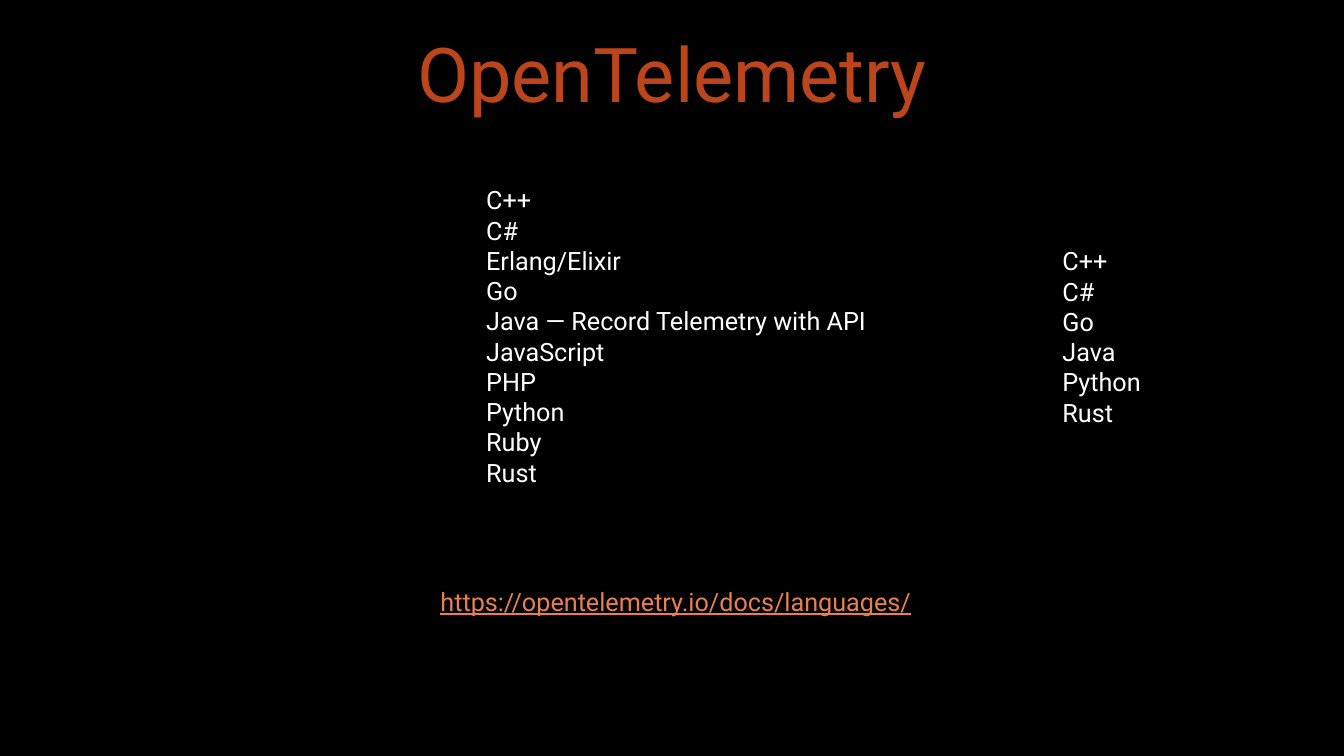
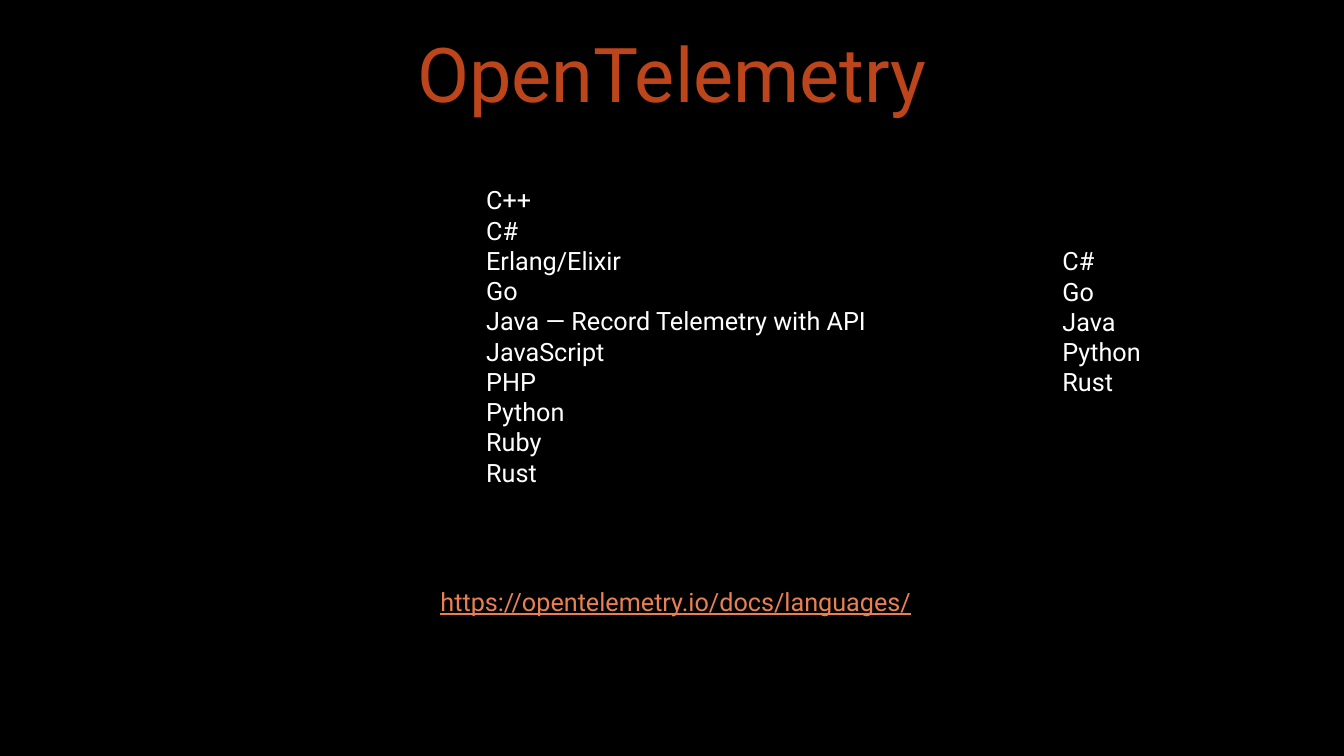
Before and after one commit to McEnigma24/UMISI-sem1-OpenTelemetry, a slide deck: slide 2 of OTEL.pptx. Drawn at 1344x756 pixels with LibreOffice and Linux fonts; fonts in the diff are those of the drawing; background and template pictures are left out. Boxes give left, top, right and bottom in pixels: in the first picture for what was removed or moved away, otherwise in the second. Text is boxed around its words. In the diff, an @@ line names an element or a change of style, - is before the commit and + after.

```diff
--- a/OTEL.pptx
+++ b/OTEL.pptx
@@ text at box(1062, 252, 1107, 271): paragraph removed @@
-C++
```
Also in this commit, not shown: 20 slides added, 11 slides removed, 14 other files.
